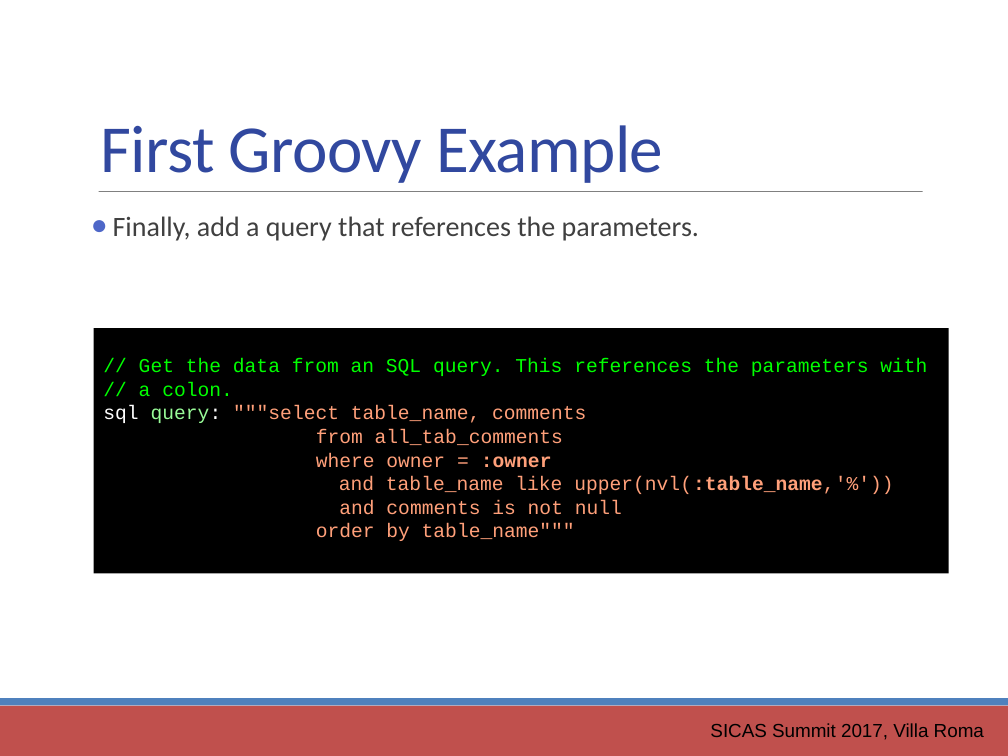
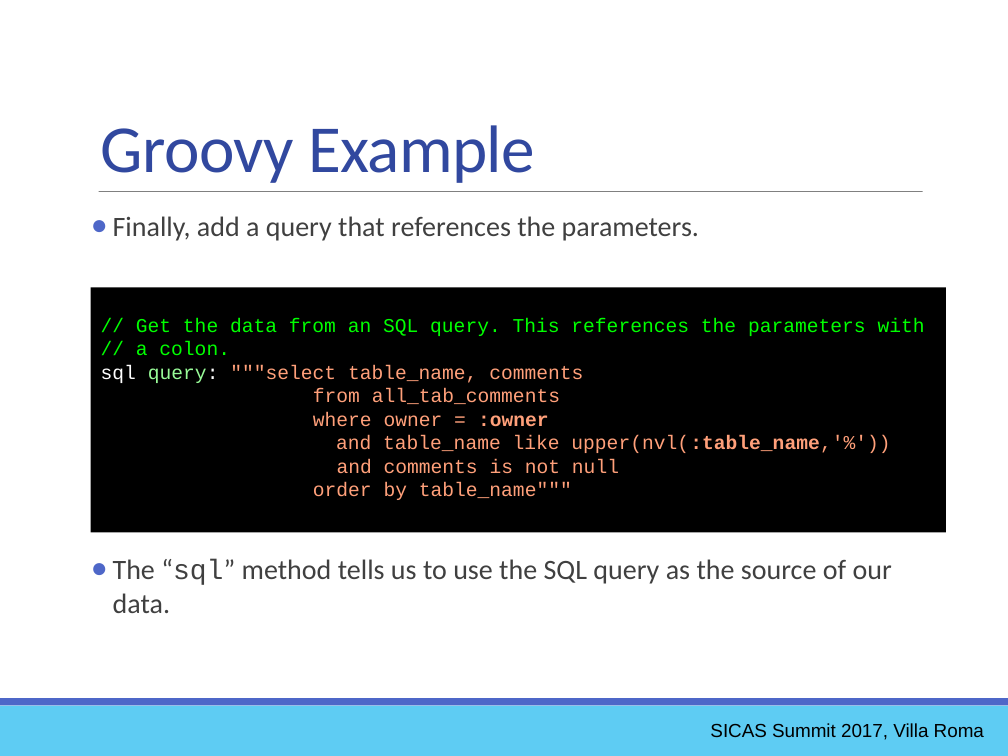
Before and after one commit to ewcole/simple_report, a slide deck: slide 25 of docs/SICAS_2017/Cole_Drop-In Reporting with Groovy.pptx (slide 17 before the commit). Drawn at 1008x756 pixels with LibreOffice and Linux fonts; fonts in the diff are those of the drawing. Boxes give left, top, right and bottom in pixels: in the first picture for what was removed or moved away, otherwise in the second. Text is boxed around its words. In the diff, an @@ line names an element or a change of style, - is before the commit and + after.

```diff
--- a/docs/SICAS_2017/Cole_Drop-In Reporting with Groovy.pptx
+++ b/docs/SICAS_2017/Cole_Drop-In Reporting with Groovy.pptx
@@ text at <box>101,125,535,183</box>: text changed @@
-First Groovy Example
+Groovy Example
@@ rectangle "// Get the data from ...": place and size @@
-rectangle "// Get the data from ..." at <box>94,329,949,574</box>
+rectangle "// Get the data from ..." at <box>91,287,946,532</box>
@@ text added at <box>113,558,892,613</box>, 20 pt, text #404040 @@
+● The “sql” method tells us to use the SQL query as the source of our data.
@@ rectangle at <box>0,706,1008,756</box>: fill #C0504D to #5ECCF3 @@
@@ rectangle at <box>0,699,1008,706</box>: fill #4F81BD to #4E67C8 @@
```
Also in this commit, not shown: 38 other slides changed, 8 slides added, 1 slide removed, 8 other files.
